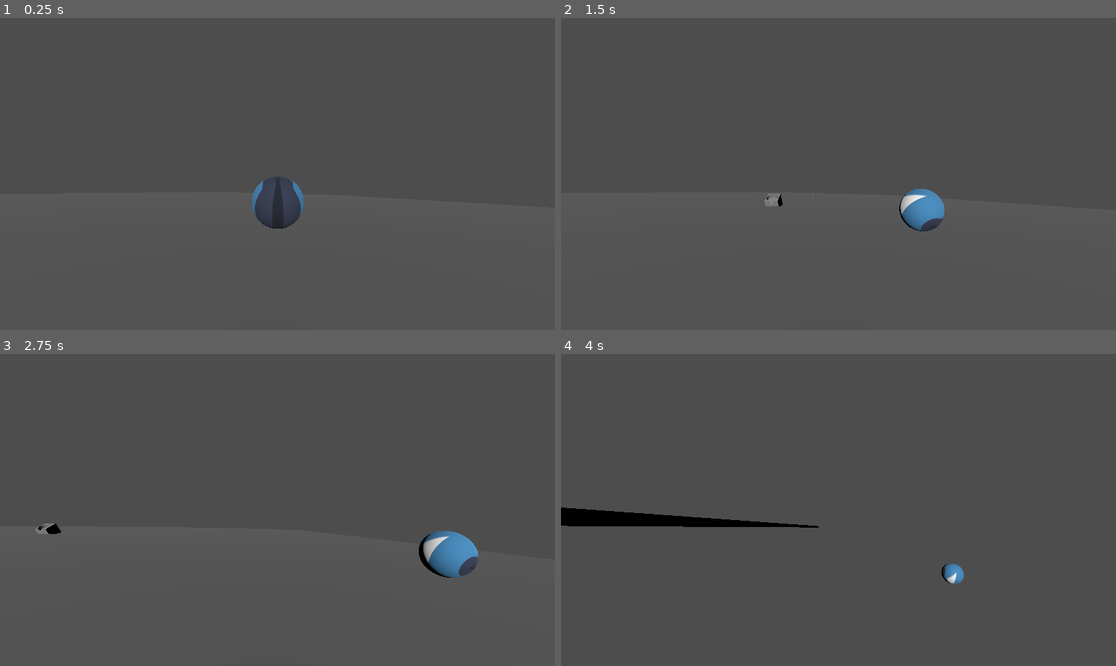
Above: before the commit, frames 1-4 (two rows, left to right).
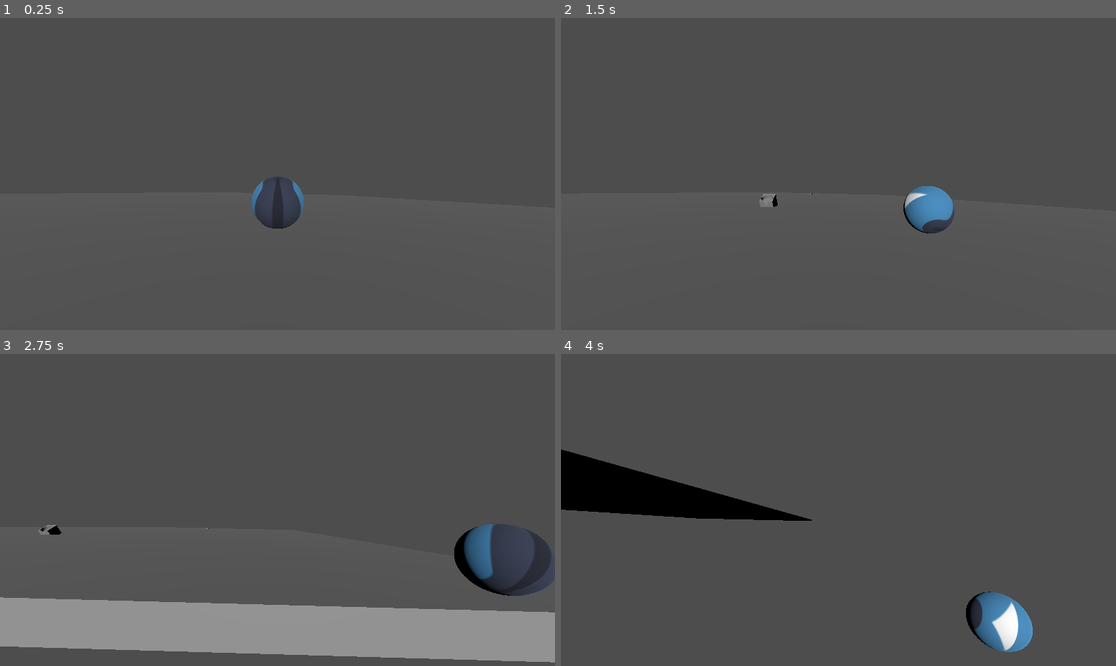
Above: after the commit, the same moments.

Repository: Dr4gonMarine/jogo_bolao
Game: Godot game, scene res://mapa.tscn
The game is run twice, just before and just after one commit, with the same random seed, the same clock (stepped at 60 frames per second) and the same inputs. The engine's default icon, where the game draws it, is replaced by a stand-in: a white triangle on a blue panel in a dark square.
Inputs:
- Up to frame 1 (0.25 s): no input
- Up to frame 2 (1.5 s): tap Enter (ui_accept) at 0.5 s; hold D (direita) 0.53-1.28 s; tap Space (pular) at 0.77 s; hold S (tras) from 1.28 s (still down)
- Up to frame 3 (2.75 s): tap Space (pular) at 1.52 s; release S (tras) at 2.03 s; hold D (direita) from 2.03 s (still down)
- Up to frame 4 (4 s): release D (direita) at 2.78 s; hold W (frente) 2.78-3.53 s; tap Space (pular) at 3.02, 3.77 s; hold A (esquerda) from 3.53 s (still down)

The runs differ from the first frame. In frame 1, less than 0.1% of the frame differs, in the area x 45-53%, y 50-68%; in frame 2, 0.7%; in frame 3, 19%, in the area x 0-100%, y 54-99%; in frame 4, 7.8%.

Commit message:
Som bola

Diff:
--- a/bola.gd
+++ b/bola.gd
@@ -9,43 +9,51 @@
 @onready var rayCastVerificaChao = $VerificaChao
 @onready var mesh: MeshInstance3D = $MeshInstance3D
 @onready var collision_shape: CollisionShape3D = $CollisionShape3D
+@onready var hit_on_ground: AudioStreamPlayer3D = $HitOnGround
+@onready var check_ground: CollisionShape3D = $CheckGround
 
 var estaNoChao: bool
+var estavaNoChao: bool
 var tamanho_inicial = 1.0
 var porcentagem_reducao_maxima = 0.9
+var sphere_shape : SphereShape3D
 
 func _ready():
 	cameraRig.set_as_top_level(true)
 	rayCastVerificaChao.set_as_top_level(true)
-	var sphere_shape = collision_shape.shape as SphereShape3D
+	sphere_shape = collision_shape.shape as SphereShape3D
 	sphere_shape.radius = tamanho_inicial
+	rayCastVerificaChao.target_position.y = -tamanho_inicial
 
 func _physics_process(delta):
 	var antigaPosicaoCamera = cameraRig.global_transform.origin
 	var posicaoBola = global_transform.origin
 	var novaPosicaoBola = lerp(antigaPosicaoCamera, posicaoBola, PORCENTAGEM_APROXIMACAO_CAMERA)
 	cameraRig.global_transform.origin = novaPosicaoBola
-	rayCastVerificaChao.global_transform.origin = global_transform.origin
+	rayCastVerificaChao.position = global_transform.origin
 
 	var move_direction := Vector3.ZERO
 	move_direction.x = Input.get_action_strength("tras") - Input.get_action_strength("frente")
 	move_direction.z = Input.get_action_strength("esquerda") - Input.get_action_strength("direita")
 	move_direction = move_direction.rotated(Vector3.UP,cameraRig.rotation.y).normalized()
 
+	#cameraRig.rotation.y +=
 	angular_velocity += move_direction * VELOCIDADE * delta
 
-	print(angular_velocity)
+	estaNoChao = rayCastVerificaChao.is_colliding()
 
-	estaNoChao = rayCastVerificaChao.is_colliding()
+	if(!estavaNoChao and estaNoChao and !hit_on_ground.playing):
+		hit_on_ground.pitch_scale += (1.0 - pow(sphere_shape.radius / tamanho_inicial,0.3))
+		hit_on_ground.play()
+	estavaNoChao = estaNoChao
 
 	if Input.is_action_just_pressed("pular") and estaNoChao:
 		apply_central_impulse(Vector3.UP*IMPULSO_PULO)
 		print("apertou espaço e estaNoChao = true")
 
-
 	var velocidade_atual = linear_velocity.length()
-	var sphere_shape = collision_shape.shape as SphereShape3D
-	if velocidade_atual > 0 and sphere_shape.radius > tamanho_inicial * (1 - porcentagem_reducao_maxima):
+	sphere_shape = collision_shape.shape as SphereShape3D
+	if velocidade_atual > 0 and sphere_shape.radius > tamanho_inicial * (1 - porcentagem_reducao_maxima) and estaNoChao:
 		var reducao = velocidade_atual * fator_reducao * delta
 		sphere_shape.radius -= reducao
 		sphere_shape.radius = max(sphere_shape.radius, 0)
--- a/bola.tscn
+++ b/bola.tscn
@@ -1,7 +1,8 @@
-[gd_scene load_steps=7 format=3 uid="uid://0x8brelfw3vi"]
+[gd_scene load_steps=8 format=3 uid="uid://0x8brelfw3vi"]
 
 [ext_resource type="Script" path="res://bola.gd" id="1_36py3"]
 [ext_resource type="Texture2D" uid="uid://58m7f7dpa73" path="res://icon.svg" id="2_nka0i"]
+[ext_resource type="AudioStream" uid="uid://8r0xk0y7vg6k" path="res://assets/Audio/rockHit23.wav" id="3_ukf7f"]
 
 [sub_resource type="PhysicsMaterial" id="PhysicsMaterial_dmtwg"]
 friction = 4.0
@@ -37,4 +38,7 @@
 
 [node name="VerificaChao" type="RayCast3D" parent="."]
 transform = Transform3D(1, -3.76045e-15, 0, -3.93349e-15, 1, 0, 0, 0, 1, 0, 0, 0)
-target_position = Vector3(0, -0.7, 0)
+target_position = Vector3(0, 0, 0)
+
+[node name="HitOnGround" type="AudioStreamPlayer3D" parent="."]
+stream = ExtResource("3_ukf7f")
--- /dev/null
+++ b/default_bus_layout.tres
@@ -0,0 +1,9 @@
+[gd_resource type="AudioBusLayout" format=3 uid="uid://cmqqmlc2auo07"]
+
+[resource]
+bus/1/name = &"New Bus"
+bus/1/solo = false
+bus/1/mute = false
+bus/1/bypass_fx = false
+bus/1/volume_db = 0.0
+bus/1/send = &"Master"
--- a/mapa.tscn
+++ b/mapa.tscn
@@ -7,12 +7,12 @@
 [node name="DirectionalLight3D" type="DirectionalLight3D" parent="."]
 transform = Transform3D(1, 0, 0, 0, -0.624162, 0.781295, 0, -0.781295, -0.624162, -0.624071, 9.69604, -13.0754)
 
-[node name="Area3D2" type="CSGBox3D" parent="."]
+[node name="final" type="CSGBox3D" parent="."]
 transform = Transform3D(0.999999, 0.000514804, -0.00135403, -0.000511799, 0.999997, 0.00222284, 0.00135516, -0.00222214, 0.999997, 4.30534, -46.9883, 66.9153)
 use_collision = true
 size = Vector3(1, 1.04138, 1)
 
-[node name="Area3D3" type="CSGCylinder3D" parent="Area3D2"]
+[node name="Area3D3" type="CSGCylinder3D" parent="final"]
 transform = Transform3D(1.12778, -0.000392995, 0.0015146, 0.000580592, 0.743435, 0.0114596, -0.00152704, -0.00758621, 1.12294, 0.00484753, 0.185387, 0.0143204)
 operation = 2
 radius = 0.426509
Not shown, changed: Minigolf.tres
Not shown, added: assets/Audio/rockHit23.wav.import
Not shown, added: assets/Audio/rockHit23.wav
